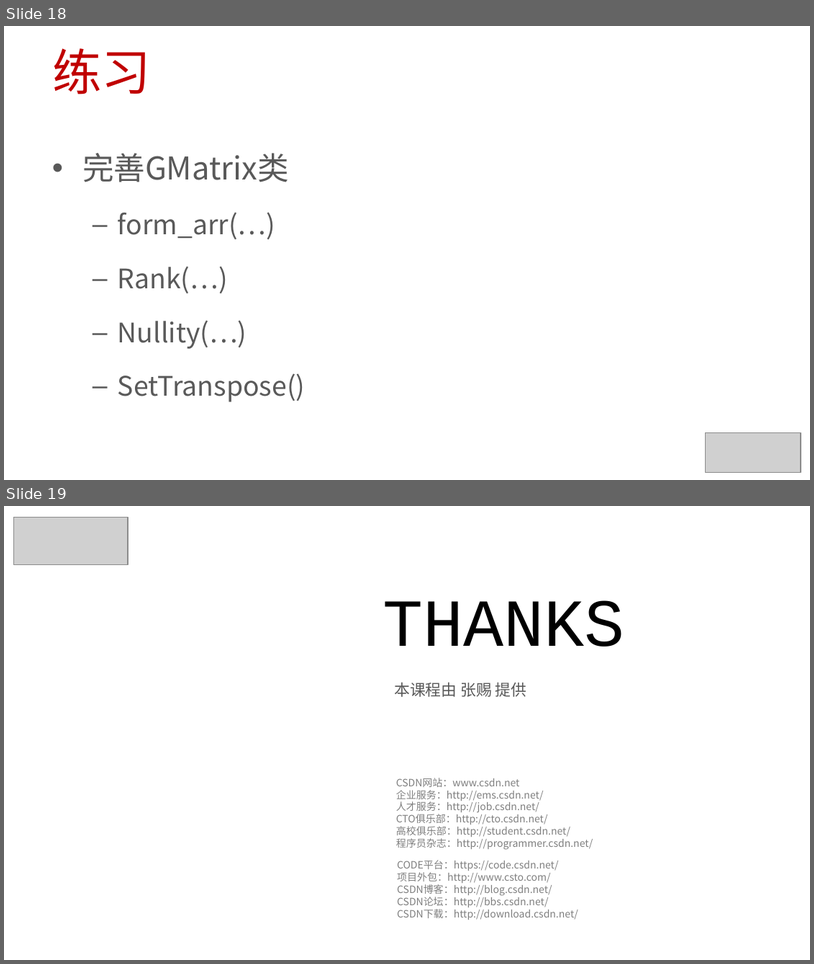
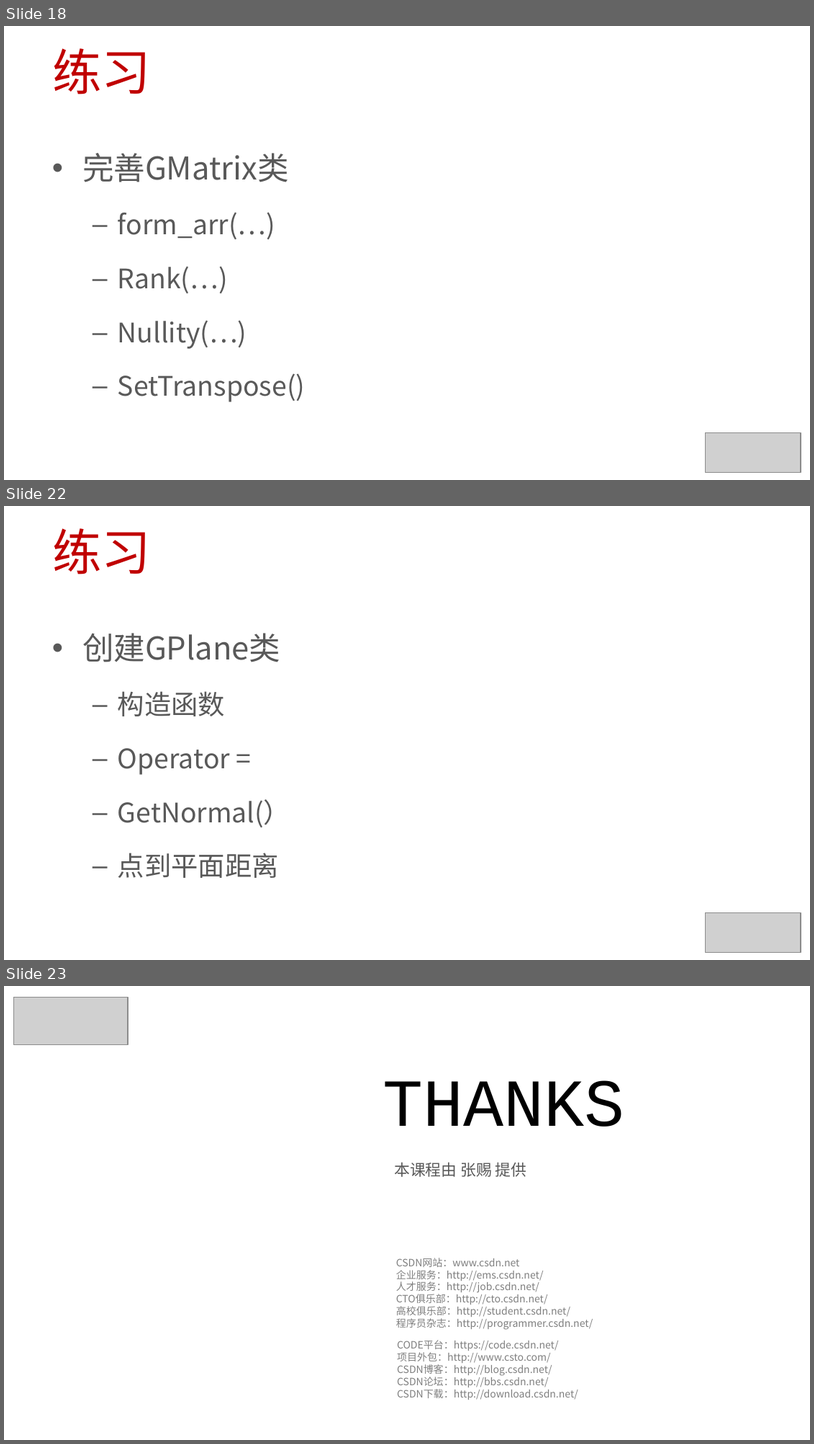
Before and after one commit to 0000duck/ComputerGraphicsBasics, a slide deck: PPT/C++练习.pptx. Shown one above the other, each under a label of ours: slides 18 and 19 before the commit, slides 18, 22 and 23 after it; the slides between them are not shown. The pictures are 814x964 and 814x1444 pixels, drawn with LibreOffice and Linux fonts; fonts in the diff are those of the drawing; grey boxes stand for pictures; background and template pictures are left out. Boxes give left, top, right and bottom in pixels: in the first picture for what was removed or moved away, otherwise in the second. Text is boxed around its words. In the diff, an @@ line names an element or a change of style, - is before the commit and + after.

```diff
--- a/PPT/C++练习.pptx
+++ b/PPT/C++练习.pptx
@@ slide 22 added at [4, 506, 810, 960], background #FFFFFF @@
@@ title added at [52, 528, 151, 574], 44 pt, text #C00000 @@
+练习
@@ text added at [82, 633, 291, 878], 24 pt, text #595959 @@
+• 创建GPlane类
+  – 构造函数
+  – Operator =
+  – GetNormal(）
+  – 点到平面距离
@@ picture added at [705, 912, 801, 952] @@
@@ what was slide 19 is now slide 23 @@
```
Also in this commit, not shown: 1 slide changed, 3 other slides added, 1 other file.
